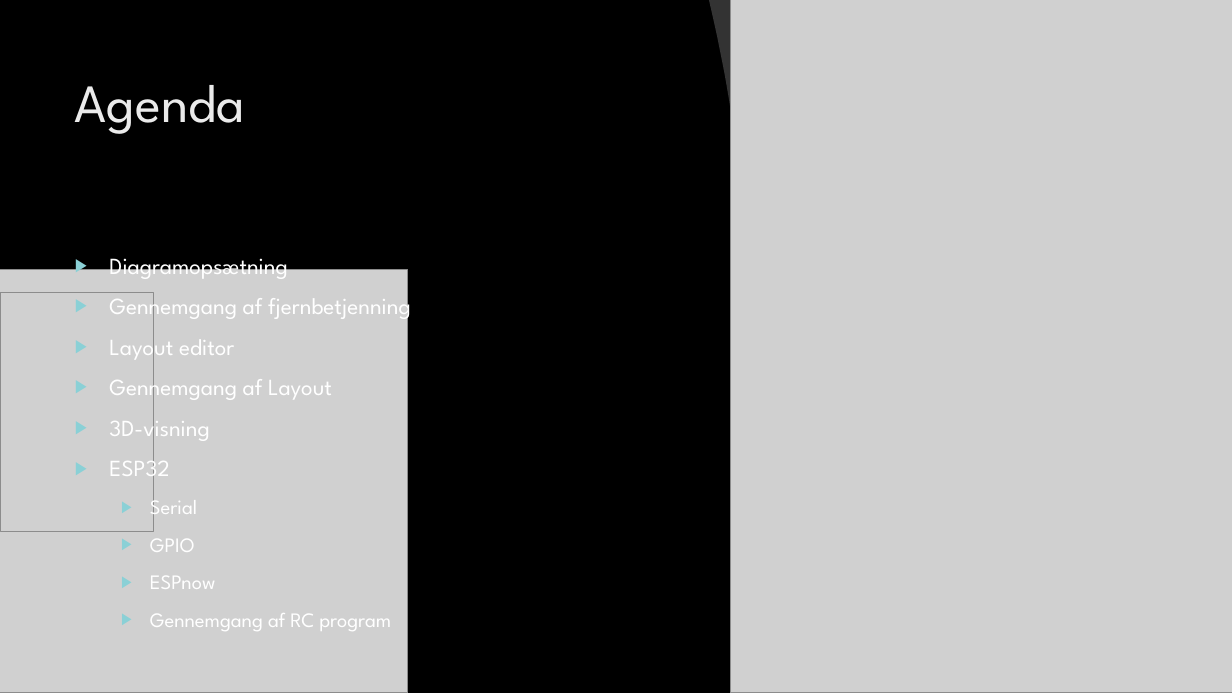
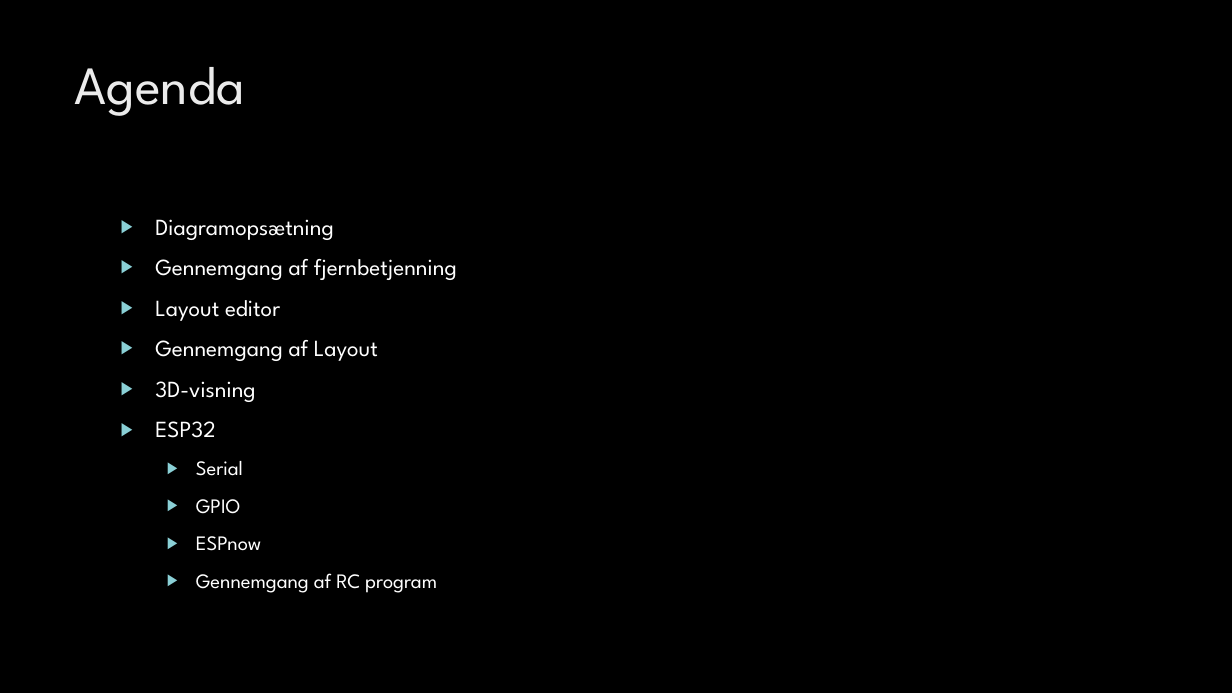
Before and after one commit to FrithiofJensen/KiCad2025, a slide deck: slide 3 of Kicad 2025.pptx. Drawn at 1232x693 pixels with LibreOffice and Linux fonts; fonts in the diff are those of the drawing; grey boxes stand for pictures; background and template pictures are left out. Boxes give left, top, right and bottom in pixels: in the first picture for what was removed or moved away, otherwise in the second. Text is boxed around its words. In the diff, an @@ line names an element or a change of style, - is before the commit and + after.

```diff
--- a/Kicad 2025.pptx
+++ b/Kicad 2025.pptx
@@ rectangle added at (0,0,1232,693), fill #000000 @@
@@ freeform shape removed at (709,0,765,375) @@
@@ picture removed at (731,0,1232,693) @@
@@ title "Agenda": place and size @@
-title "Agenda" at (75,85,245,134)
+title "Agenda" at (75,67,245,116)
@@ text "Diagramopsætning": place and size @@
-text "Diagramopsætning" at (109,258,411,631)
+text "Diagramopsætning" at (155,219,457,593)
```
Also in this commit, not shown: 3 other slides changed, 1 slide added, 12 other files.
